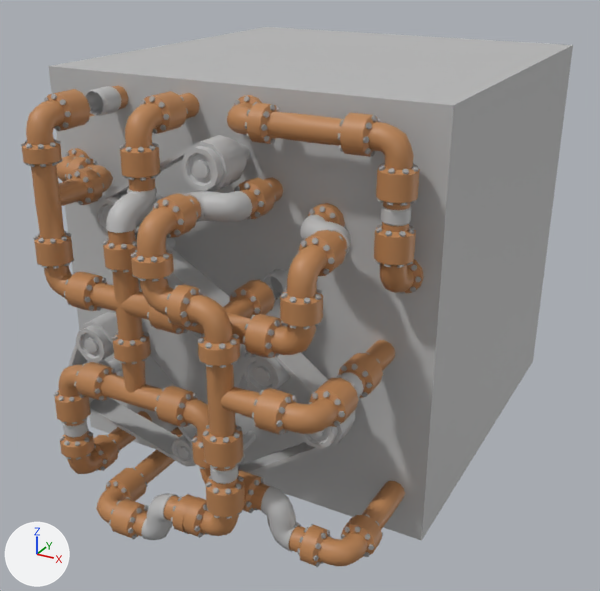
A saved change to the FBX model Assets/Models/gj_wall_002.fbx.
Both versions are drawn from a 50 mm lens placed at (0.696, -1.389, 0.906), pointed at (0.016, -0.151, 0.287). Every picture has the same lights, and +X, +Y and +Z are marked at lower left. Where no turn or scale is listed for an object, it has been applied to the vertices. Vertices at the same position are counted once.

Objects in the first picture: 'gj_wall_002'.
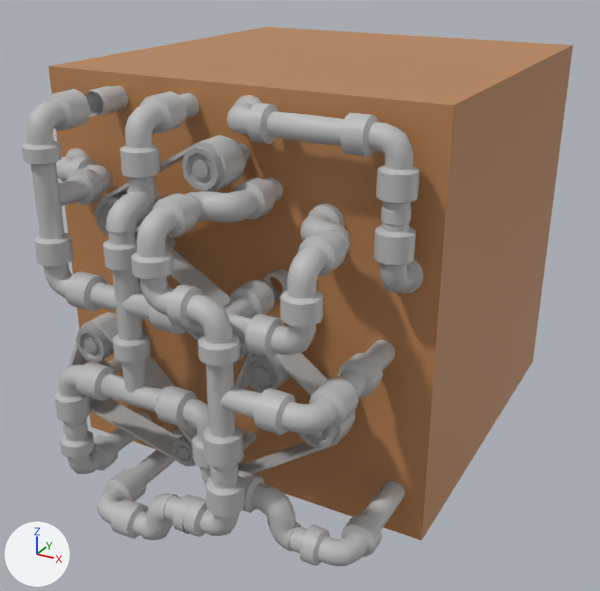
Commit message: Some wall fixes

Boxes (x1, y1, x2, y2) around the edits, measured in the pictures (600 x 591 px):
'gj_wall_002', reshaped
    before: (21, 27, 573, 567)
    after: (22, 27, 573, 566)
part 1 of me_mesh, deleted
    before: (21, 88, 421, 567)
part 2 of me_mesh, cut back
    before: (158, 117, 375, 556)
    after: (158, 117, 375, 557)
part 3 of me_mesh, cut back
    both: (61, 169, 69, 180)
part 4 of me_mesh, recoloured
    both: (166, 230, 197, 327)
part 5 of me_mesh, recoloured
    both: (22, 91, 424, 566)
part 6 of me_mesh, recoloured
    both: (22, 146, 283, 457)
part 7 of me_mesh, recoloured
    both: (103, 162, 347, 559)
part 8 of me_mesh, recoloured
    both: (94, 139, 250, 355)
part 9 of me_mesh, recoloured
    both: (76, 312, 355, 467)
part 10 of me_mesh, recoloured
    both: (48, 27, 573, 541)
part 11 of me_mesh, recoloured
    both: (94, 91, 405, 551)
part 12 of me_mesh, recoloured
    both: (67, 85, 275, 314)
part 13 of me_mesh, recoloured
    both: (56, 183, 419, 508)
part 14 of me_mesh, recoloured
    both: (73, 254, 165, 359)

Diff of the bpy script that builds the scene:
```diff
--- a/Assets/Models/gj_wall_002.fbx.py
+++ b/Assets/Models/gj_wall_002.fbx.py
@@ me_mesh @@
 # used by ob_gj_wall_002; location = (0.0, 0.0, 0.35)
-me_mesh.from_pydata(...)  # 17340 vertices, 15985 faces; spans x -0.35..0.35, y -0.606..0.35, z -0.35..0.35
-me_mesh.materials.append(mat_lambert100)  # grey #a2a2a2
+me_mesh.from_pydata(...)  # 7642 vertices, 7033 faces; spans x -0.35..0.35, y -0.606..0.35, z -0.35..0.35
+# me_mesh part 1: 733 loose pieces with 9529 vertices, spanning x -0.332..0.326, y -0.606..-0.222, z -0.332..0.34, are deleted
+# me_mesh part 2
+# 143 vertices are removed from x 0.043..0.326, y -0.58..-0.415, z -0.297..0.313
+# 176 faces are deleted
+# 11 vertices move within x 0.043..0.317, y -0.576..-0.415, z -0.288..0.309
+# 44 new faces join them, mat_lambert104 (grey #bcbcbc)
+# me_mesh part 3
+# 26 vertices are removed from x -0.272..-0.265, y -0.424..-0.369, z 0.187..0.194
+# 46 faces are deleted
+# 2 vertices move within x -0.269, y -0.415..-0.378, z 0.19
+# 22 new faces join them, mat_lambert104 (grey #bcbcbc)
+# me_mesh part 4: 96 faces spanning x 0.004..0.191, y -0.58..-0.499, z 0.033..0.188 switch from mat_lambert97 (grey #a2a2a2) to mat_lambert104 (grey #bcbcbc)
+# me_mesh part 5: 2462 faces spanning x -0.332..0.326, y -0.606..-0.336, z -0.331..0.34 switch from mat_lambert98 (orange #bc8454) to mat_lambert104 (grey #bcbcbc)
+# me_mesh part 6: 426 faces spanning x -0.232..0.216, y -0.604..-0.437, z -0.13..0.271 switch from mat_lambert99 (orange #bc8454) to mat_lambert104 (grey #bcbcbc)
+# me_mesh part 7: 360 faces spanning x -0.095..0.255, y -0.606..-0.347, z -0.331..0.254 switch from mat_lambert102 (orange #bc8454) to mat_lambert104 (grey #bcbcbc)
+# me_mesh part 8: 480 faces spanning x -0.176..0.081, y -0.464..-0.315, z -0.049..0.281 switch from mat_lambert104 (grey #bcbcbc) to mat_lambert97 (grey #a2a2a2)
+# me_mesh part 9: 720 faces spanning x -0.285..0.248, y -0.475..-0.311, z -0.274..-0.015 switch from mat_lambert105 (grey #bcbcbc) to mat_lambert97 (grey #a2a2a2)
+# me_mesh part 10: 6 faces spanning x -0.35..0.35, y -0.35..0.35, z -0.35..0.35 switch from mat_lambert105 (grey #bcbcbc) to mat_lambert98 (orange #bc8454)
+# me_mesh part 11: 576 faces spanning x -0.238..0.326, y -0.519..-0.202, z -0.331..0.34 switch from mat_lambert106 (orange #bc8454) to mat_lambert104 (grey #bcbcbc)
+# me_mesh part 12: 123 faces spanning x -0.232..0.12, y -0.469..-0.277, z 0.026..0.34 switch from mat_lambert109 (orange #bc8454) to mat_lambert104 (grey #bcbcbc)
+# me_mesh part 13: 288 faces spanning x -0.234..0.325, y -0.604..-0.369, z -0.248..0.253 switch from mat_lambert112 (orange #bc8454) to mat_lambert104 (grey #bcbcbc)
+# me_mesh part 14: 146 faces spanning x -0.149..0.013, y -0.555..-0.5, z -0.027..0.135 switch from mat_lambert17 (orange #bc8454) to mat_lambert104 (grey #bcbcbc)
 me_mesh.materials.append(mat_lambert101)
-me_mesh.materials.append(mat_lambert103)  # grey #a2a2a2
-me_mesh.materials.append(mat_lambert107)  # grey #a2a2a2
-me_mesh.materials.append(mat_lambert108)  # grey #a2a2a2
-me_mesh.materials.append(mat_lambert110)  # grey #bcbcbc
-me_mesh.materials.append(mat_lambert111)  # grey #a2a2a2
-me_mesh.materials.append(mat_lambert113)  # grey #bcbcbc
-me_mesh.materials.append(mat_lambert16)  # grey #a2a2a2
```
